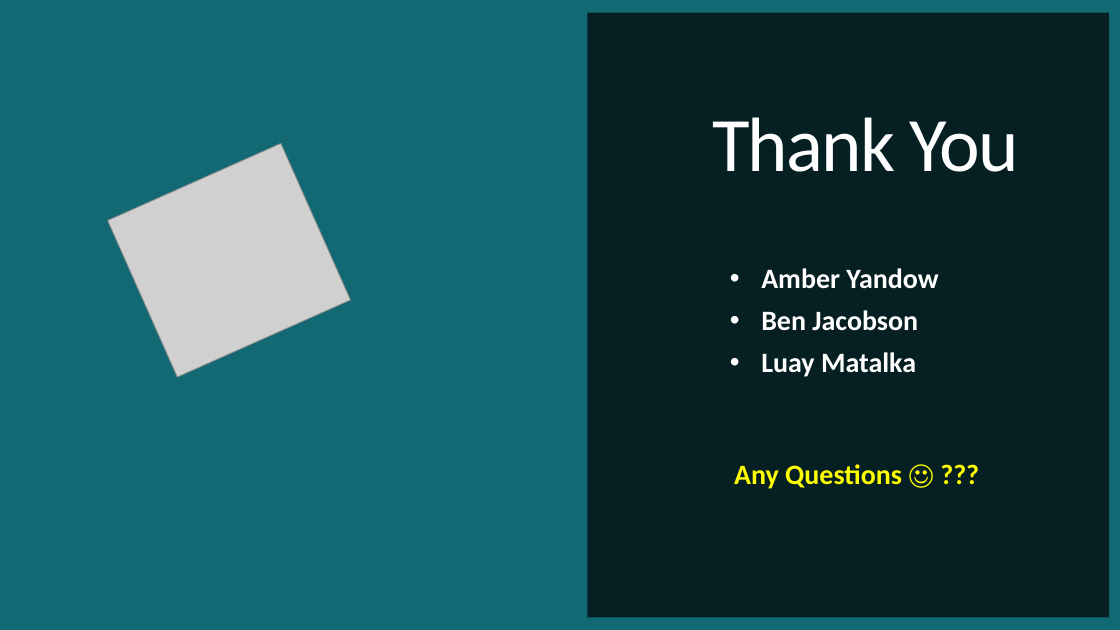
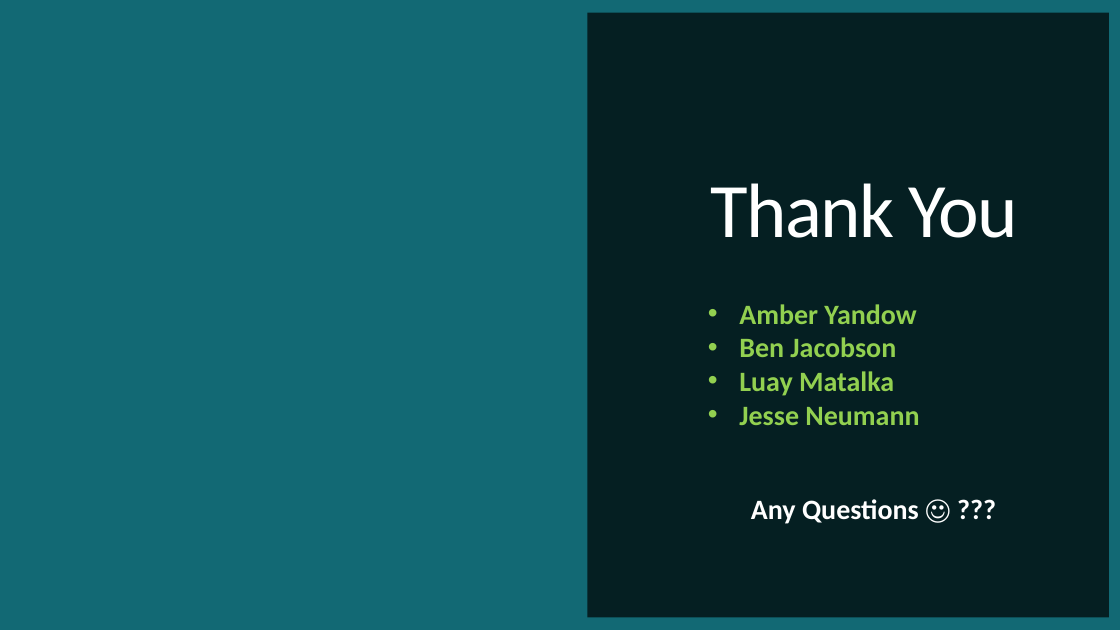
Before and after one commit to GitHub-ccd/pneumonia_detection_CNN_MOD_4, a slide deck: slide 11 of ppt/Pneumonia_detection.pptx. Drawn at 1120x630 pixels with LibreOffice and Linux fonts; fonts in the diff are those of the drawing; grey boxes stand for pictures; background and template pictures are left out. Boxes give left, top, right and bottom in pixels: in the first picture for what was removed or moved away, otherwise in the second. Text is boxed around its words. In the diff, an @@ line names an element or a change of style, - is before the commit and + after.

```diff
--- a/ppt/Pneumonia_detection.pptx
+++ b/ppt/Pneumonia_detection.pptx
@@ title "Thank You": place and size @@
-title "Thank You" at <box>712,117,1019,172</box>
+title "Thank You" at <box>711,183,1017,238</box>
@@ picture removed at <box>108,144,351,377</box> @@
@@ text "Amber Yandow": place and size @@
-text "Amber Yandow" at <box>761,268,938,377</box>
+text "Amber Yandow" at <box>739,304,919,425</box>
@@ text at <box>739,304,916,396</box>: text colour #FFFFFF to #92D050 in "Amber Yandow", "Ben Jacobson", "Luay Matalka"; line spacing 0.9 to 1; less space between paragraphs @@
@@ text at <box>739,407,919,425</box>: paragraph added @@
+• Jesse Neumann
@@ subtitle "Any Questions ☺ ???": place and size @@
-subtitle "Any Questions ☺ ???" at <box>734,464,902,489</box>
+subtitle "Any Questions ☺ ???" at <box>751,499,919,524</box>
@@ subtitle "Any Questions ☺ ???" at <box>751,499,919,524</box>: text colour #FFFF00 to #FFFFFF @@
```
Also in this commit, not shown: 8 other slides changed, 2 other files.
